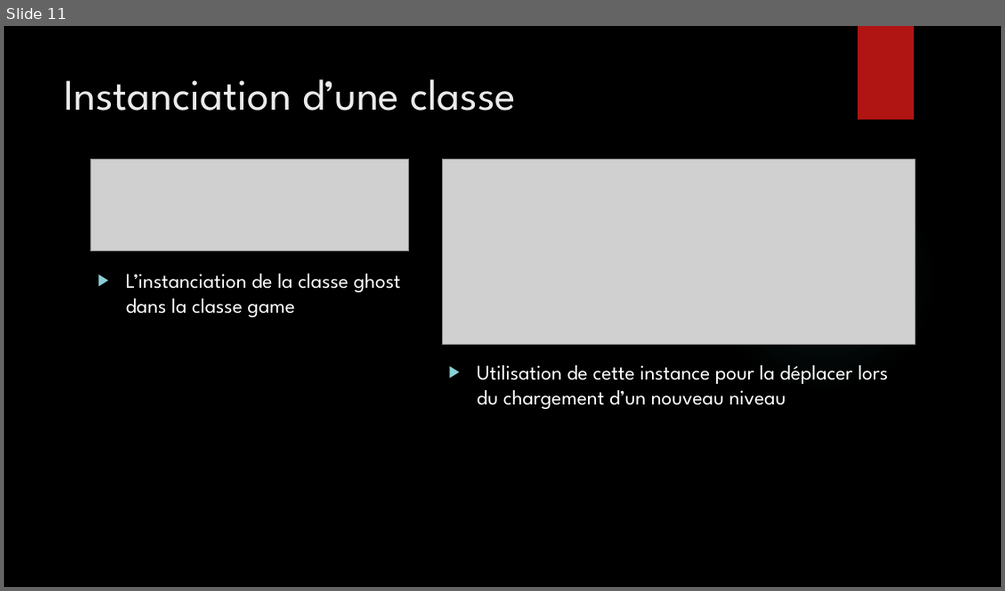
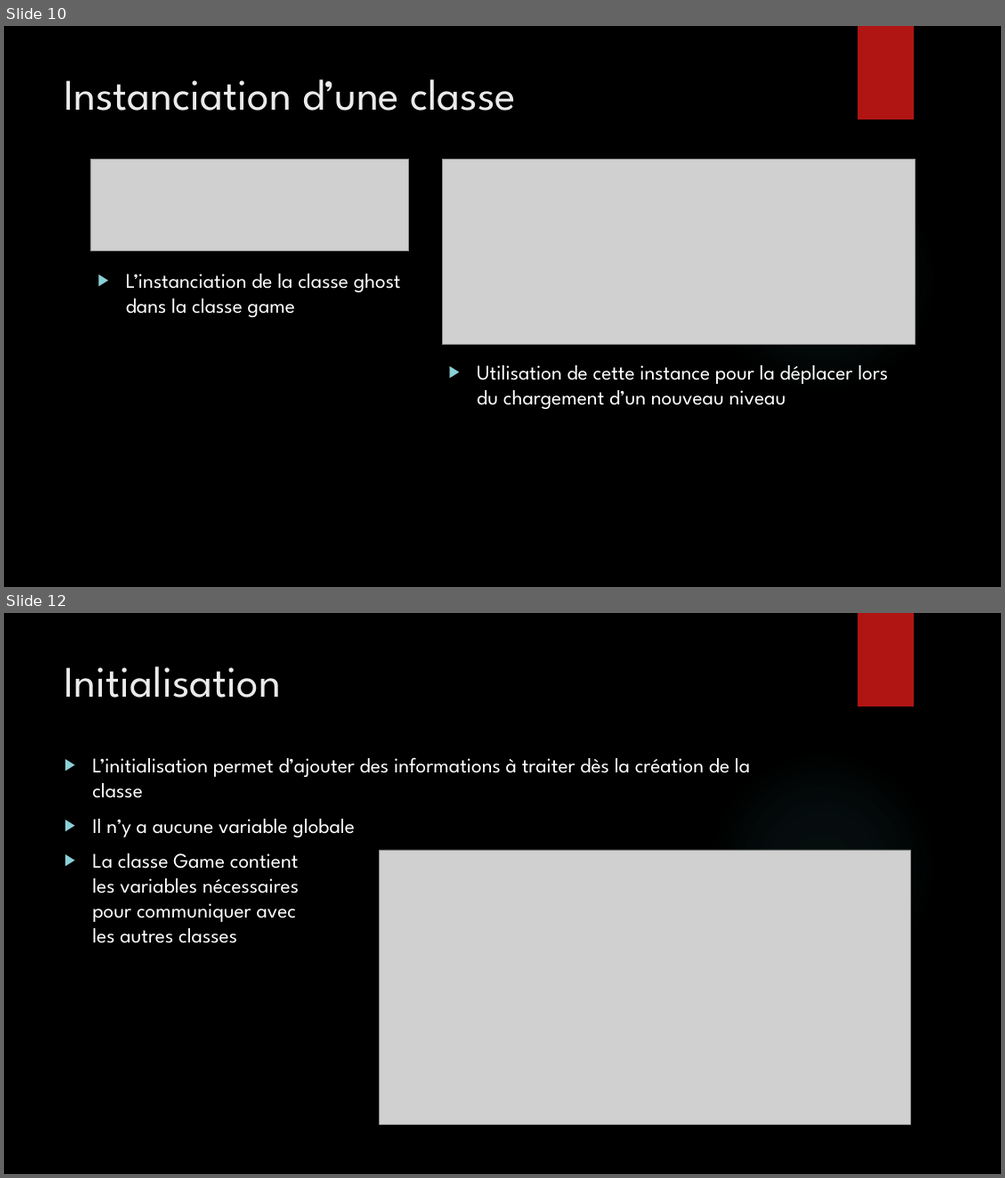
Before and after one commit to Bugnon/oc-2021, a slide deck: src/projet/projet3/Powerpoint_pacman.pptx. Shown one above the other, each under a label of ours: slide 11 before the commit, slides 10 and 12 after it; the slides between them are not shown. The pictures are 1005x591 and 1005x1178 pixels, drawn with LibreOffice and Linux fonts; fonts in the diff are those of the drawing; grey boxes stand for pictures; background and template pictures are left out. Boxes give left, top, right and bottom in pixels: in the first picture for what was removed or moved away, otherwise in the second. Text is boxed around its words. In the diff, an @@ line names an element or a change of style, - is before the commit and + after.

```diff
--- a/src/projet/projet3/Powerpoint_pacman.pptx
+++ b/src/projet/projet3/Powerpoint_pacman.pptx
@@ slide 12 added at <box>4,613,1001,1174</box>, background picture (left out); not listed: 2 template elements that a slide beside it also shows @@
@@ title added at <box>65,666,281,698</box>, 42 pt, text #EBEBEB @@
+Initialisation
@@ text added at <box>92,757,750,943</box>, 20 pt, text #FFFFFF @@
+▶ L’initialisation permet d’ajouter des informations à traiter dès la création de la classe
+▶ Il n’y a aucune variable globale
+▶ La classe Game contient
+  les variables nécessaires
+  pour communiquer avec
+  les autres classes
@@ picture added at <box>380,850,911,1125</box> @@
@@ what was slide 11 is now slide 10 @@
```
Also in this commit, not shown: 1 slide changed, 8 other slides added, 2 slides removed.
